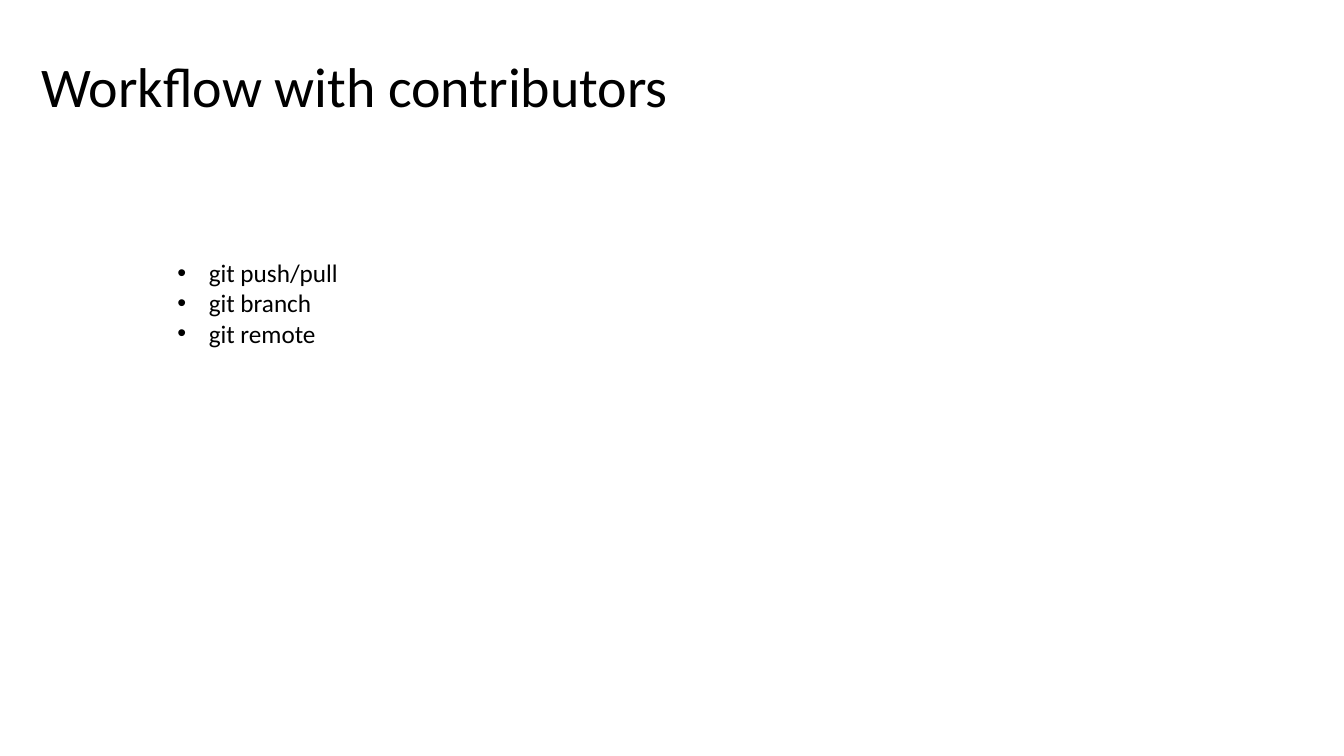
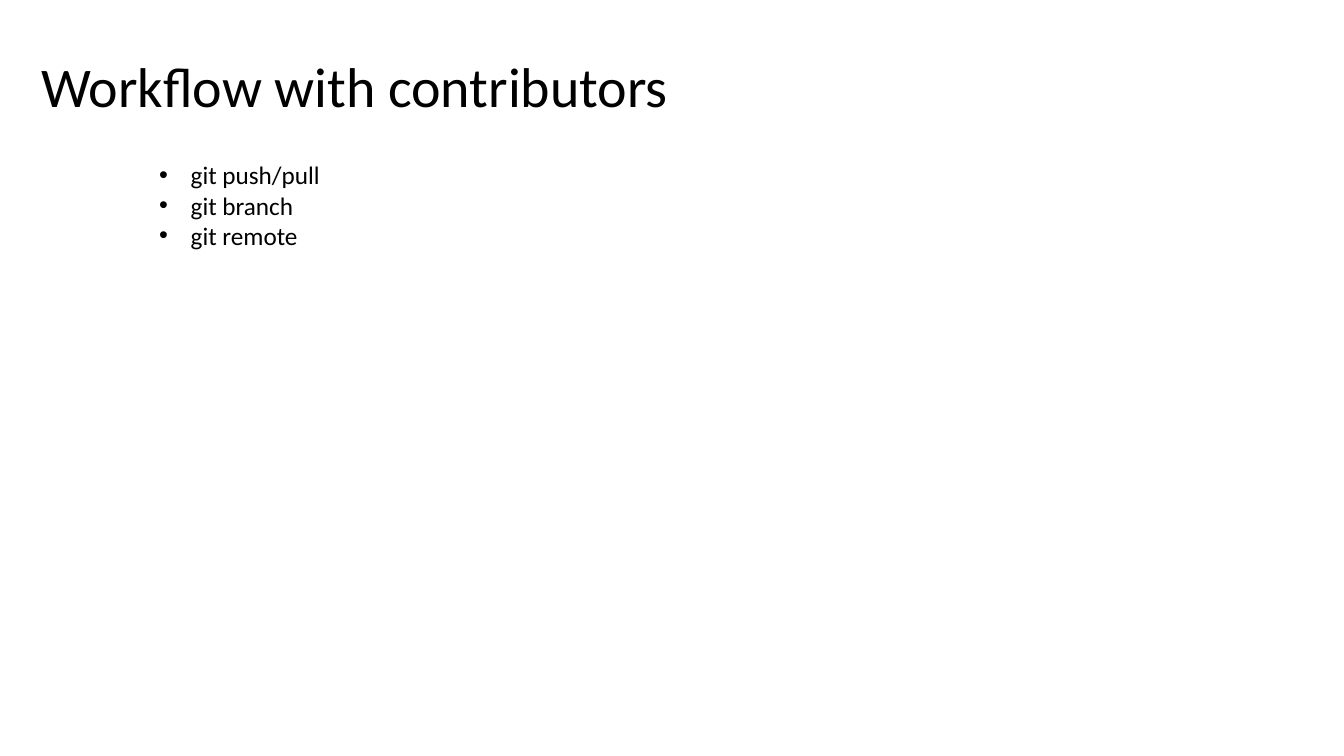
Before and after one commit to jwrauch/git-group-meeting-presentation, a slide deck: slide 27 of learn-to-git.pptx (slide 28 before the commit). Drawn at 1344x756 pixels with LibreOffice and Linux fonts; fonts in the diff are those of the drawing. Boxes give left, top, right and bottom in pixels: in the first picture for what was removed or moved away, otherwise in the second. Text is boxed around its words. In the diff, an @@ line names an element or a change of style, - is before the commit and + after.

```diff
--- a/learn-to-git.pptx
+++ b/learn-to-git.pptx
@@ text "git push/pull": place and size @@
-text "git push/pull" at [209, 264, 337, 348]
+text "git push/pull" at [191, 166, 319, 250]
```
Also in this commit, not shown: 1 other slide changed, 1 slide removed.
